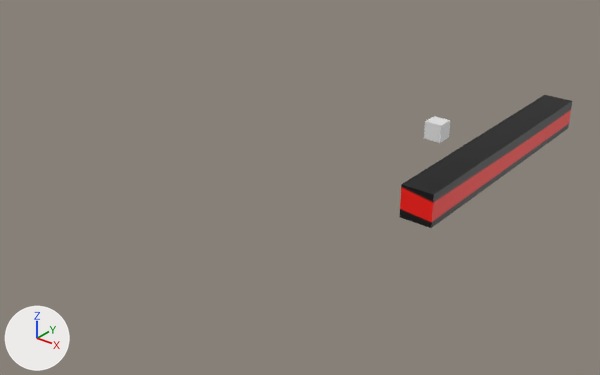
Before and after pictures for a commit that changed the Blender file tsb.blend.
Before and after are seen from a 50 mm camera at (4.0, -7.19, 4.07) aimed at (-1.42, -0.42, -0.12). Lighting does not change. The marker at lower left points along +X, +Y and +Z.
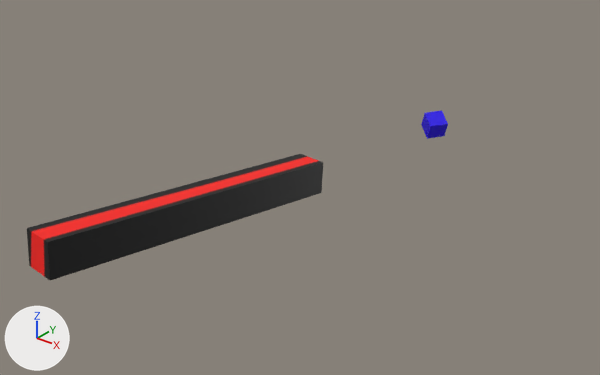
The change, as a diff of the scene's bpy script:
```diff
--- a/tsb.blend.py
+++ b/tsb.blend.py
@@ mat_material_001 @@
+mat_material_001 = principled_material('Material.001')
+mat_material_001.base_color = (0.0187, 0.0, 0.8)  # blue #2500e7
@@ me_cube_002 @@
 me_cube_002.from_pydata(...)  # 8 vertices, 6 faces; spans x -1.0..1.0, y -1.0..1.0, z -1.0..1.0
+me_cube_002.materials.append(mat_material_001)  # blue #2500e7
@@ ob_cube @@
 ob_cube = bpy.data.objects.new('Cube', me_cube)
-ob_cube.location = (0.0, 0.0, 0.0)
+ob_cube.location = (-2.202, -3.196, 0.034)
+ob_cube.rotation_euler = (1.363, -1.664, -1.485)  # degrees (78, -95, -85)
 ob_cube.scale = (0.2, 0.2, 0.2)
@@ ob_cube_001 @@
 ob_cube_001 = bpy.data.objects.new('Cube.001', me_cube_002)
-ob_cube_001.location = (-0.121, 0.351, 0.682)
+ob_cube_001.location = (-0.152, 0.341, 0.735)
+ob_cube_001.rotation_euler = (3.616, -0.0546, 0.92)  # degrees (207, -3.1, 53)
 ob_cube_001.scale = (0.1, 0.1, 0.1)
```

Boxes [x1, y1, x2, y2] around the edits, measured in the pictures (600 x 375 px):
'Cube', moved, turned
    before: [400, 95, 572, 228]
    after: [27, 154, 323, 281]
'Cube.001', recoloured, moved, turned
    before: [424, 116, 450, 143]
    after: [421, 110, 448, 139]
